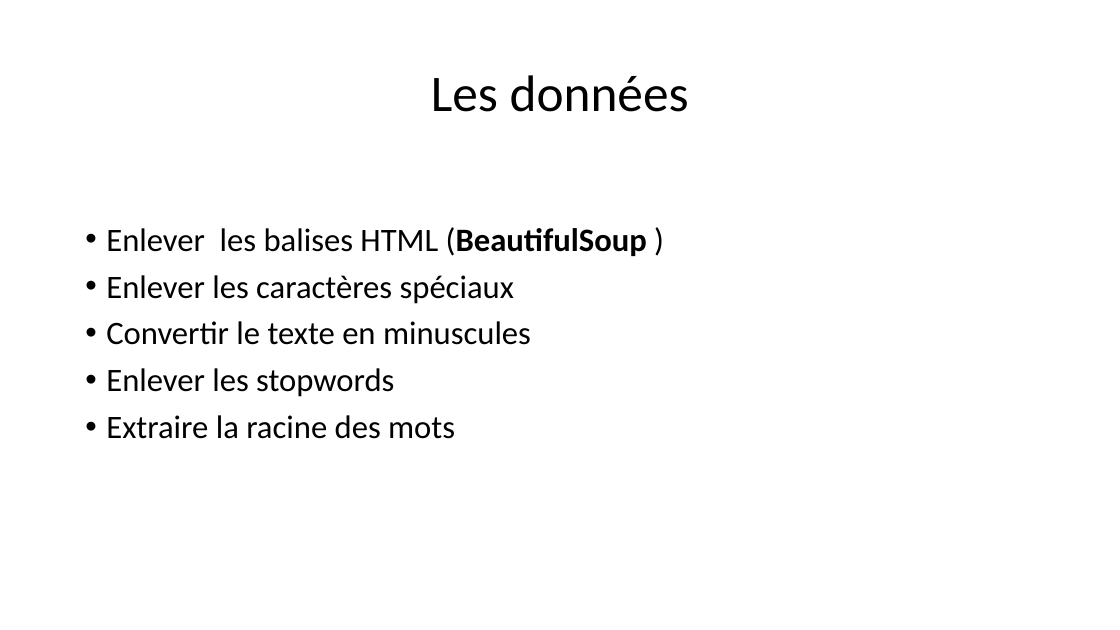
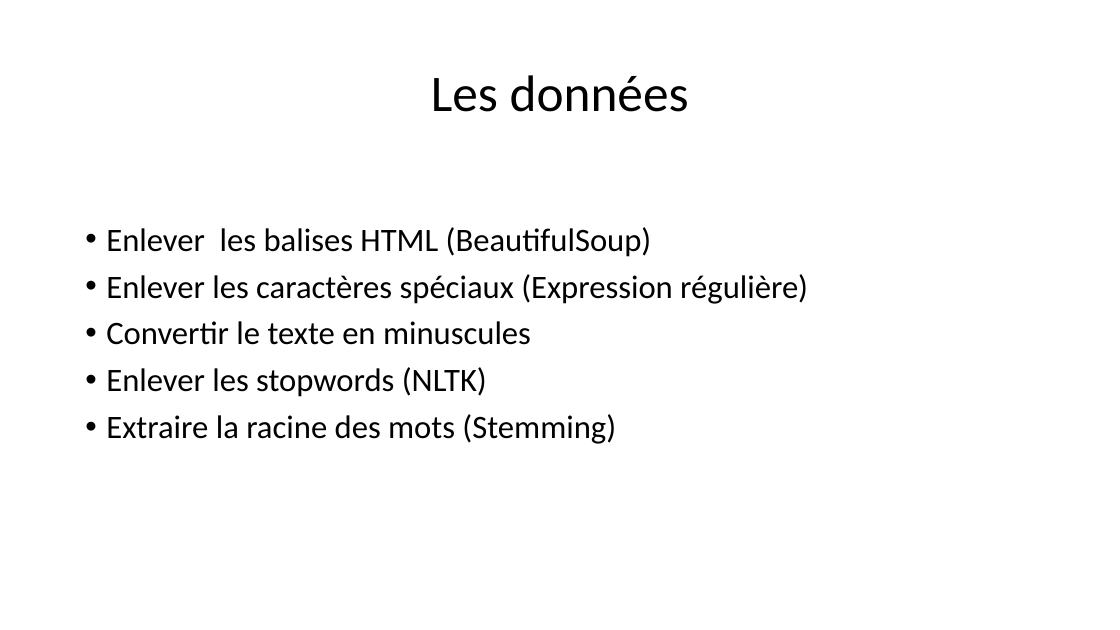
Before and after one commit to morganscao/Projet6, a slide deck: slide 5 of Rapport/P6 - Présentation.ppsx. Drawn at 1120x630 pixels with LibreOffice and Linux fonts; fonts in the diff are those of the drawing. Boxes give left, top, right and bottom in pixels: in the first picture for what was removed or moved away, otherwise in the second. Text is boxed around its words. In the diff, an @@ line names an element or a change of style, - is before the commit and + after.

```diff
--- a/Rapport/P6 - Présentation.ppsx
+++ b/Rapport/P6 - Présentation.ppsx
@@ text at [106, 227, 808, 304]: text changed @@
-• Enlever les balises HTML (BeautifulSoup )
-• Enlever les caractères spéciaux
+• Enlever les balises HTML (BeautifulSoup)
+• Enlever les caractères spéciaux (Expression régulière)
@@ text at [106, 367, 616, 444]: text changed @@
-• Enlever les stopwords
-• Extraire la racine des mots
+• Enlever les stopwords (NLTK)
+• Extraire la racine des mots (Stemming)
```
Also in this commit, not shown: 5 other slides changed, 2 slides added, 1 other file.
